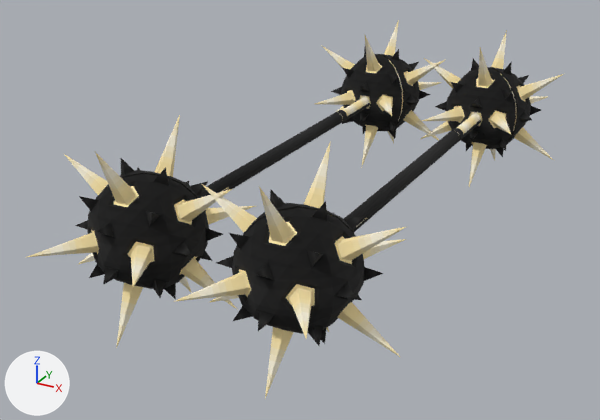
Before and after pictures for a commit that changed the glTF model assets/models/attacks/items/wom/blackstar.glb.
Before and after are seen from a 50 mm camera at (1.87, -5.14, 2.15) aimed at (-0.77, -0.34, -0.25). Arrows for +X, +Y and +Z are at lower left; the lights stay in place. The first picture is the older version.

Script lines for the objects in view, before the commit:
```python
me_wom_blackstar_0 = bpy.data.meshes.new('wom:blackstar 0')
me_wom_blackstar_0.from_pydata(...)  # 1055 vertices, 2098 faces; spans x -9.7..9.7, y -36.4..36.4, z -9.7..9.7
me_wom_blackstar_0.materials.append(mat_wom_blackstar)
ob_main__tool_r = bpy.data.objects.new('main__Tool_R', me_wom_blackstar_0)
ob_main__tool_r.location = (-0.031, -0.026, 0.094)
ob_main__tool_r.scale = (0.0625, 0.0625, 0.0625)
ob_off__tool_l = bpy.data.objects.new('off__Tool_L', me_wom_blackstar_0)
ob_off__tool_l.location = (-1.031, -0.026, 0.094)
ob_off__tool_l.scale = (0.0625, 0.0625, 0.0625)
```
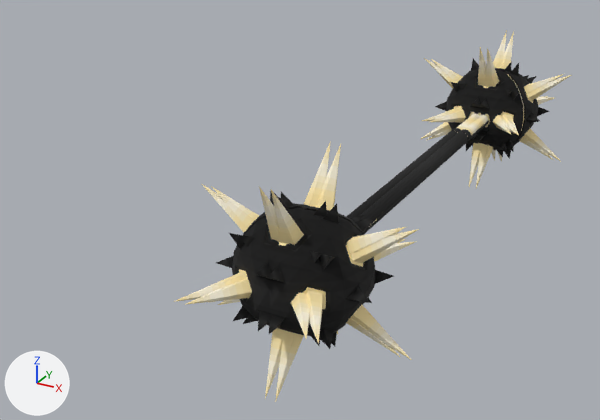
The change, as a diff of the scene's bpy script:
```diff
--- a/assets/models/attacks/items/wom/blackstar.glb.py
+++ b/assets/models/attacks/items/wom/blackstar.glb.py
@@ ob_off__tool_l @@
 ob_off__tool_l = bpy.data.objects.new('off__Tool_L', me_wom_blackstar_0)
-ob_off__tool_l.location = (-1.031, -0.026, 0.094)
+ob_off__tool_l.location = (0.031, -0.026, 0.094)
 ob_off__tool_l.scale = (0.0625, 0.0625, 0.0625)
```

What differs and where, as boxes (x1, y1, x2, y2) in the pictures (600 x 420 px):
'off__Tool_L', moved
    before: (27, 20, 445, 348)
    after: (184, 31, 571, 402)
